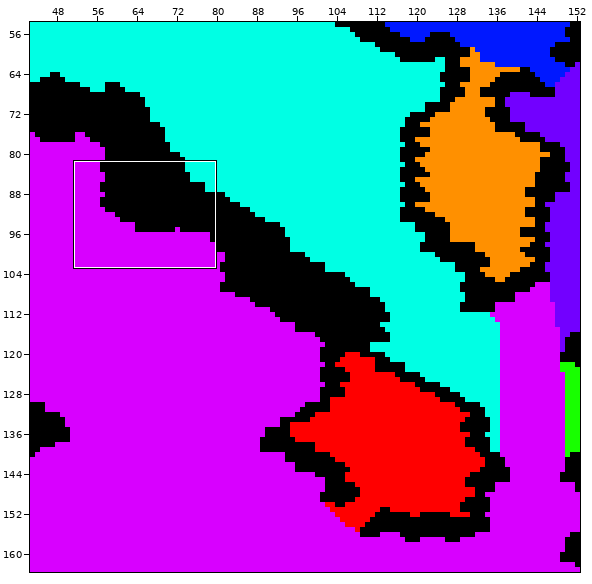
One commit to this Tiled map: Project/Game/maps/walkable.tmx. The picture above shows the old version from afar; the outline marks the close-up.
Close-up. Before the edit:
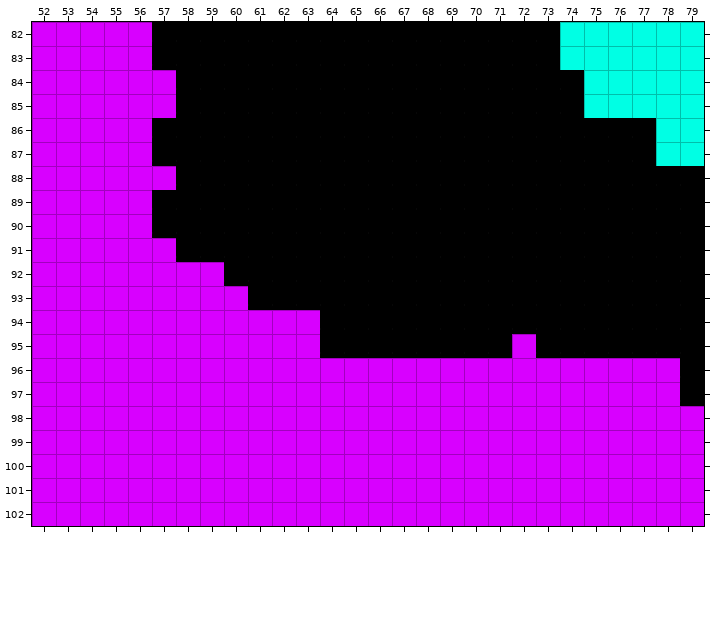
Cells are 16x16 px. Shown: x 52..79, y 82..102. The commit also changed other parts of the map, which this record leaves out.
The same view after the edit:
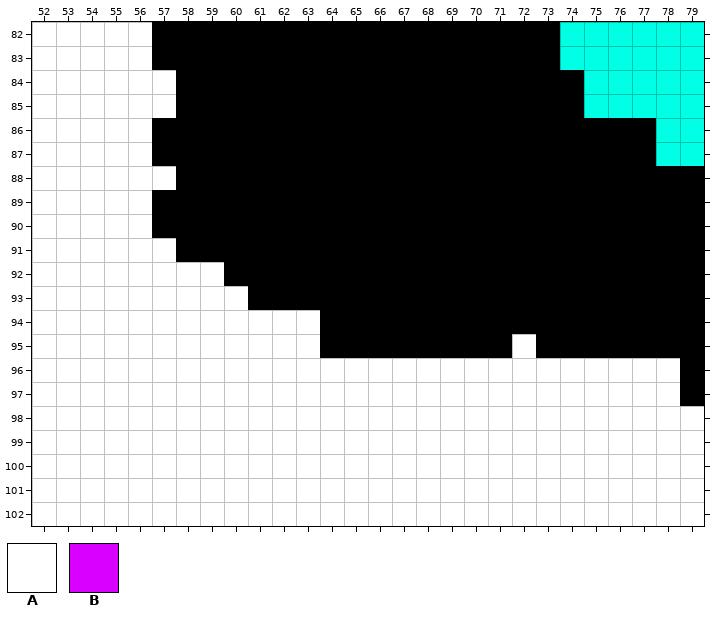
Key: from "Walkable": A 0, B 6.
_ is an empty cell.
Change:
Layer "Walkable":
y 82..83: x 52..56 BBBBB -> AAAAA
y 84..85: x 52..57 BBBBBB -> AAAAAA
y 86..87: x 52..56 BBBBB -> AAAAA
y 88: x 52..57 BBBBBB -> AAAAAA
y 89..90: x 52..56 BBBBB -> AAAAA
y 91: x 52..57 BBBBBB -> AAAAAA
y 92: x 52..59 BBBBBBBB -> AAAAAAAA
y 93: x 52..60 BBBBBBBBB -> AAAAAAAAA
y 94: x 52..63 BBBBBBBBBBBB -> AAAAAAAAAAAA
y 95: x 52..63 BBBBBBBBBBBB -> AAAAAAAAAAAA; x 72 B -> A
y 96..97: x 52..78 BBBBBBBBBBBBBBBBBBBBBBBBBBB -> AAAAAAAAAAAAAAAAAAAAAAAAAAA
y 98..102: x 52..79 BBBBBBBBBBBBBBBBBBBBBBBBBBBB -> AAAAAAAAAAAAAAAAAAAAAAAAAAAA
